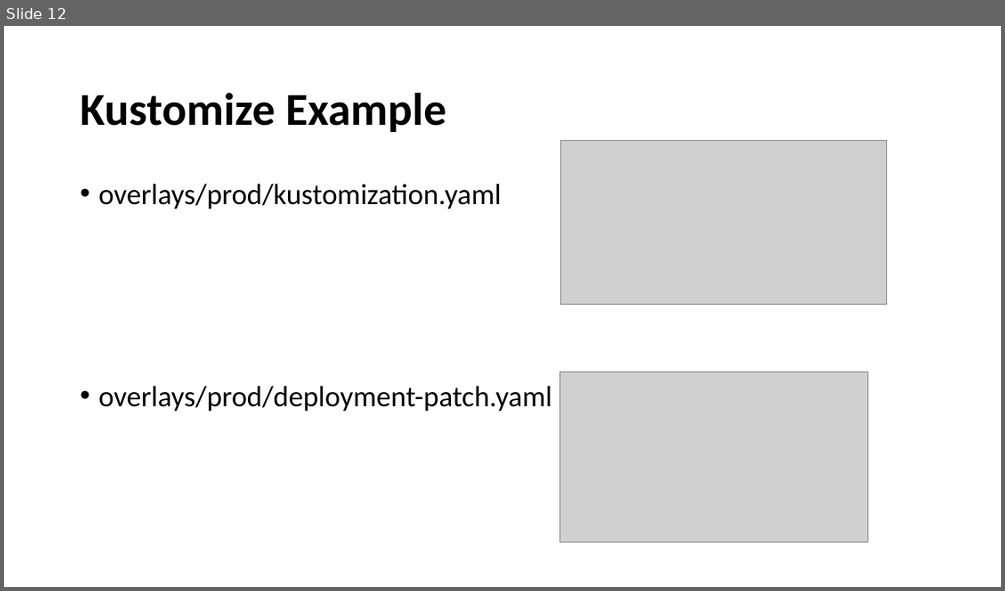
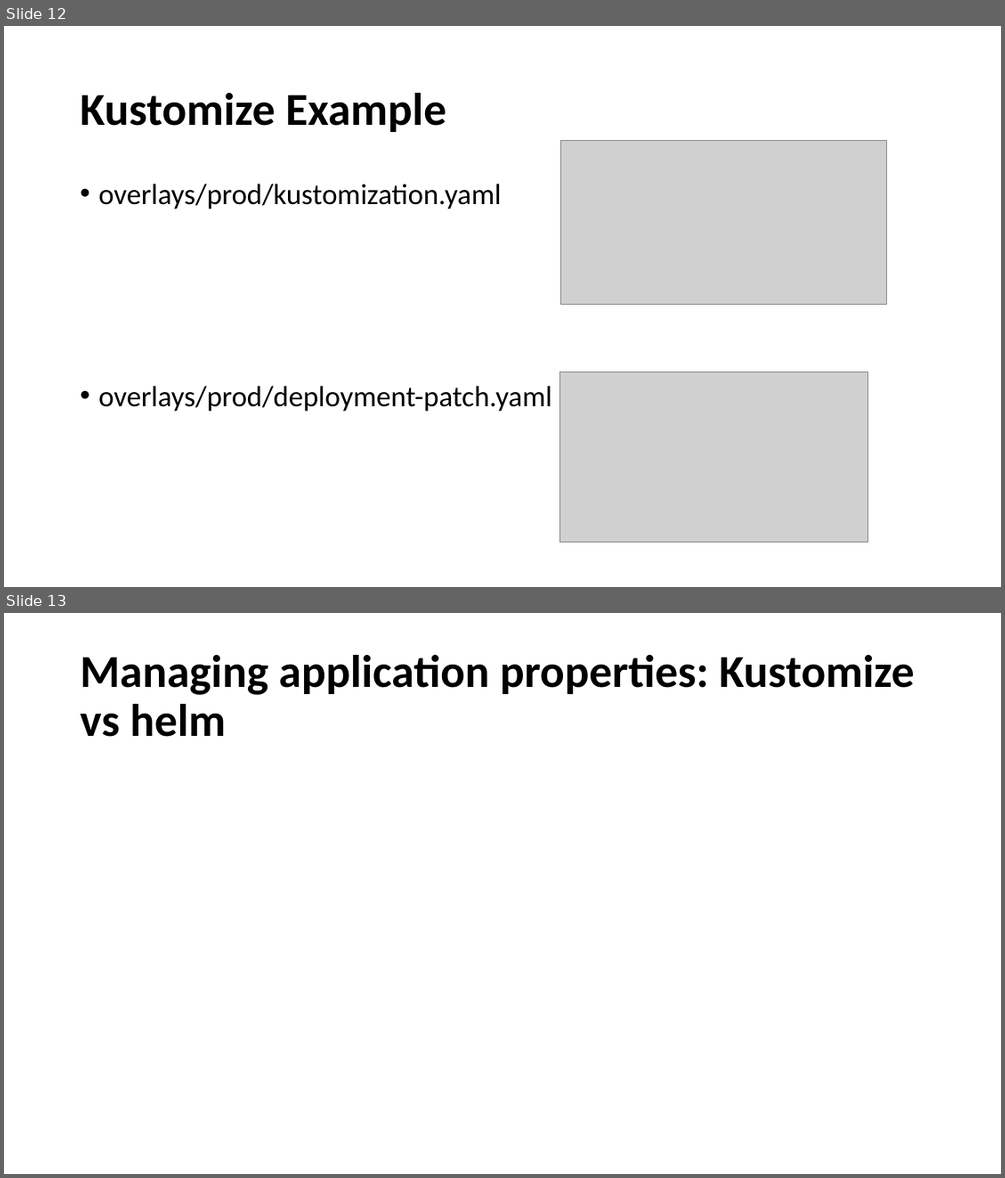
Before and after one commit to LasriReda/Slides, a slide deck: Helm vs Kustomize.pptx. Shown one above the other, each under a label of ours: slide 12 before the commit, slides 12 and 13 after it. The pictures are 1005x591 and 1005x1178 pixels, drawn with LibreOffice and Linux fonts; fonts in the diff are those of the drawing; grey boxes stand for pictures. Boxes give left, top, right and bottom in pixels: in the first picture for what was removed or moved away, otherwise in the second. Text is boxed around its words. In the diff, an @@ line names an element or a change of style, - is before the commit and + after.

```diff
--- a/Helm vs Kustomize.pptx
+++ b/Helm vs Kustomize.pptx
@@ slide 13 added at <box>4,613,1001,1174</box>, background #FFFFFF @@
@@ title added at <box>80,655,914,737</box>, 44 pt, text #000000, bold @@
+Managing application properties: Kustomize vs helm
```
Also in this commit, not shown: 8 other slides added.
